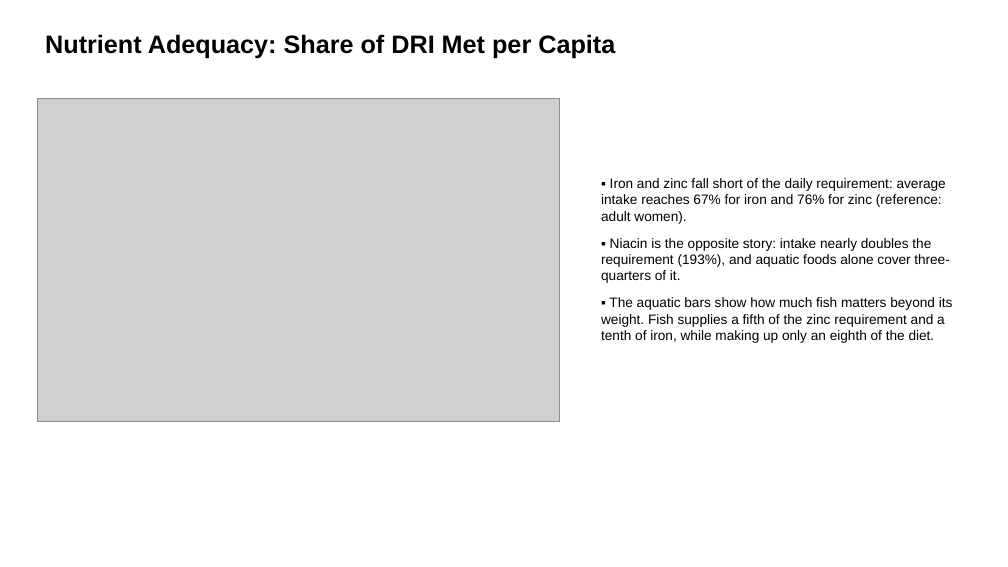
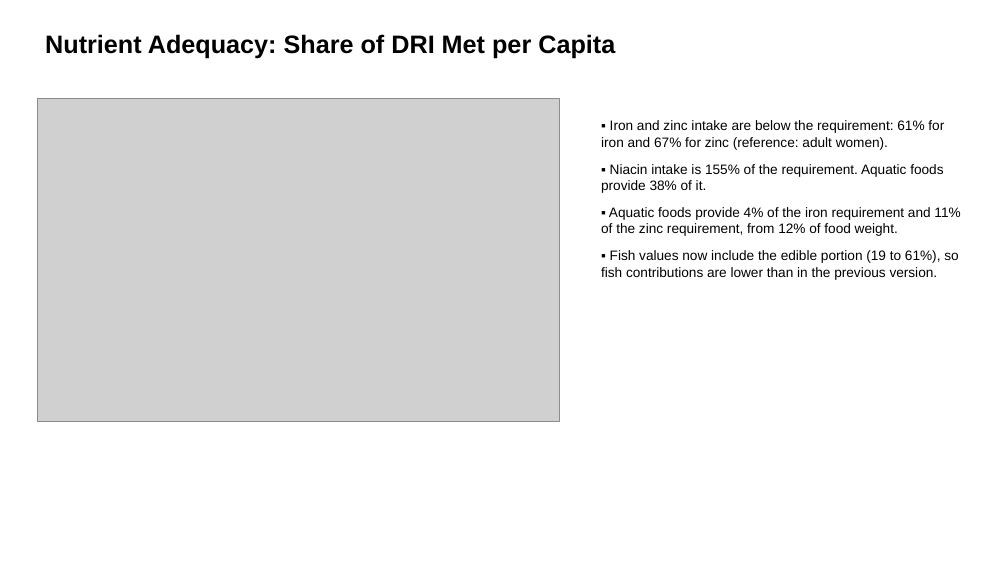
Before and after one commit to Lelsler/north_maluku, a slide deck: slide 7 of figures/north_maluku_consumption.pptx. Drawn at 1008x567 pixels with LibreOffice and Linux fonts; fonts in the diff are those of the drawing; grey boxes stand for pictures. Boxes give left, top, right and bottom in pixels: in the first picture for what was removed or moved away, otherwise in the second. Text is boxed around its words. In the diff, an @@ line names an element or a change of style, - is before the commit and + after.

Commit message:
Updated Pipeline (09/03/2026)
1. Based on the new fish_book_afcd.csv (9/4/2026)
2. Remove water and total carotene from the joined file (blok41_fct_joined.csv)
3. New presentation file with missing-value pattern plots

```diff
--- a/figures/north_maluku_consumption.pptx
+++ b/figures/north_maluku_consumption.pptx
@@ text at (x1=601, y1=120, x2=960, y2=280): text changed @@
-▪ Iron and zinc fall short of the daily requirement: average intake reaches 67% for iron and 76% for zinc (reference: adult women).
-▪ Niacin is the opposite story: intake nearly doubles the requirement (193%), and aquatic foods alone cover three-quarters of it.
-▪ The aquatic bars show how much fish matters beyond its weight. Fish supplies a fifth of the zinc requirement and a tenth of iron, while making up only an eighth of the diet.
+▪ Iron and zinc intake are below the requirement: 61% for iron and 67% for zinc (reference: adult women).
+▪ Niacin intake is 155% of the requirement. Aquatic foods provide 38% of it.
+▪ Aquatic foods provide 4% of the iron requirement and 11% of the zinc requirement, from 12% of food weight.
+▪ Fish values now include the edible portion (19 to 61%), so fish contributions are lower than in the previous version.
```
Also in this commit, not shown: 8 other slides changed, 2 slides added, 10 other files.
